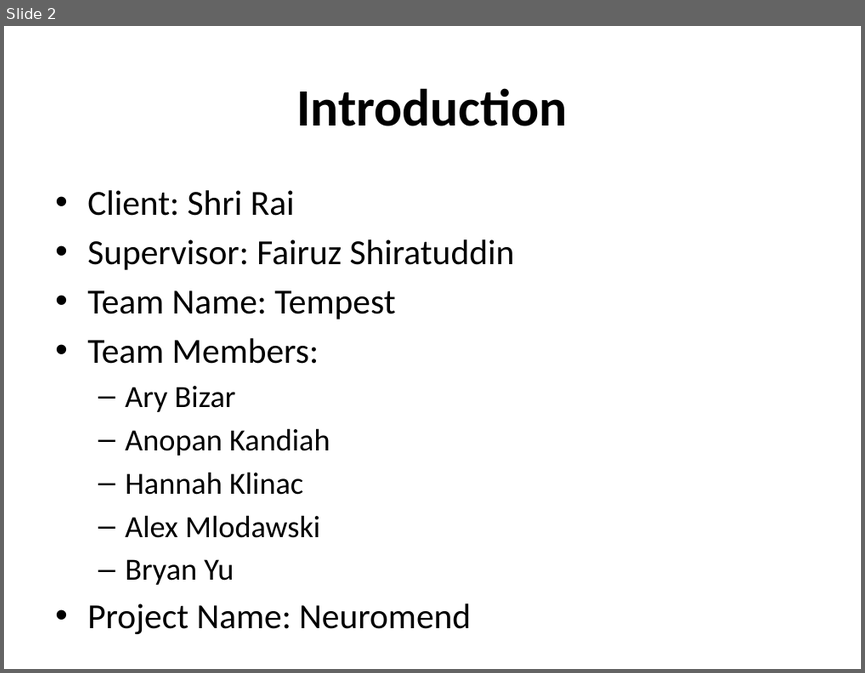
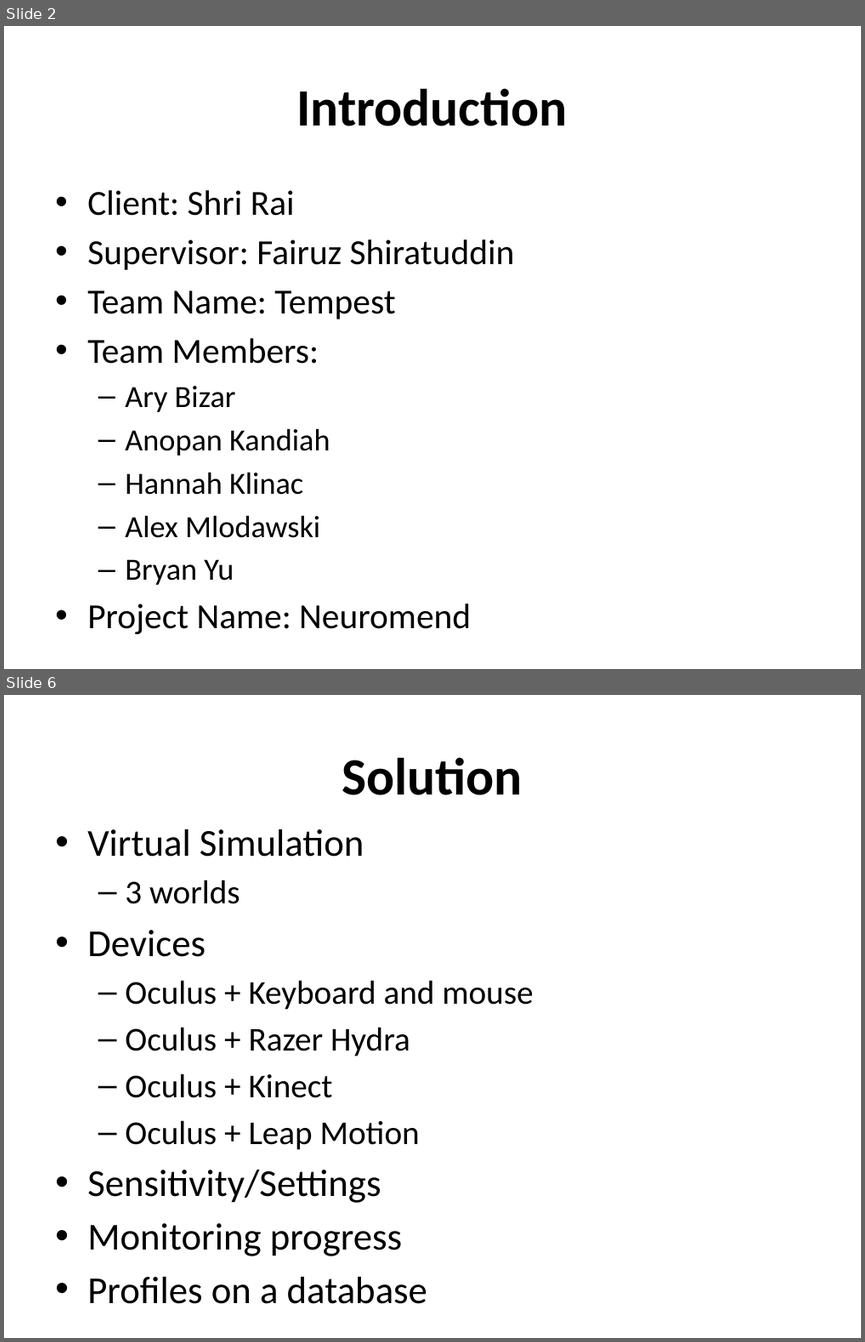
Before and after one commit to Hankli/VirtualEnvironments-Project, a slide deck: Documents/Presentations/Mock Presentation.pptx. Shown one above the other, each under a label of ours: slide 2 before the commit, slides 2 and 6 after it; the slides between them are not shown. The pictures are 865x673 and 865x1342 pixels, drawn with LibreOffice and Linux fonts; fonts in the diff are those of the drawing; background and template pictures are left out. Boxes give left, top, right and bottom in pixels: in the first picture for what was removed or moved away, otherwise in the second. Text is boxed around its words. In the diff, an @@ line names an element or a change of style, - is before the commit and + after.

```diff
--- a/Documents/Presentations/Mock Presentation.pptx
+++ b/Documents/Presentations/Mock Presentation.pptx
@@ slide 6 added at [4,695,861,1338], background picture (left out) @@
@@ title added at [342,757,522,795], 44 pt, text #000000, bold @@
+Solution
@@ text added at [87,829,533,1304], 32 pt, text #000000 @@
+• Virtual Simulation
+  – 3 worlds
+• Devices
+  – Oculus + Keyboard and mouse
+  – Oculus + Razer Hydra
+  – Oculus + Kinect
+  – Oculus + Leap Motion
+• Sensitivity/Settings
+• Monitoring progress
+• Profiles on a database
```
Also in this commit, not shown: 4 slides changed, 10 other slides added, 6 slides removed.
